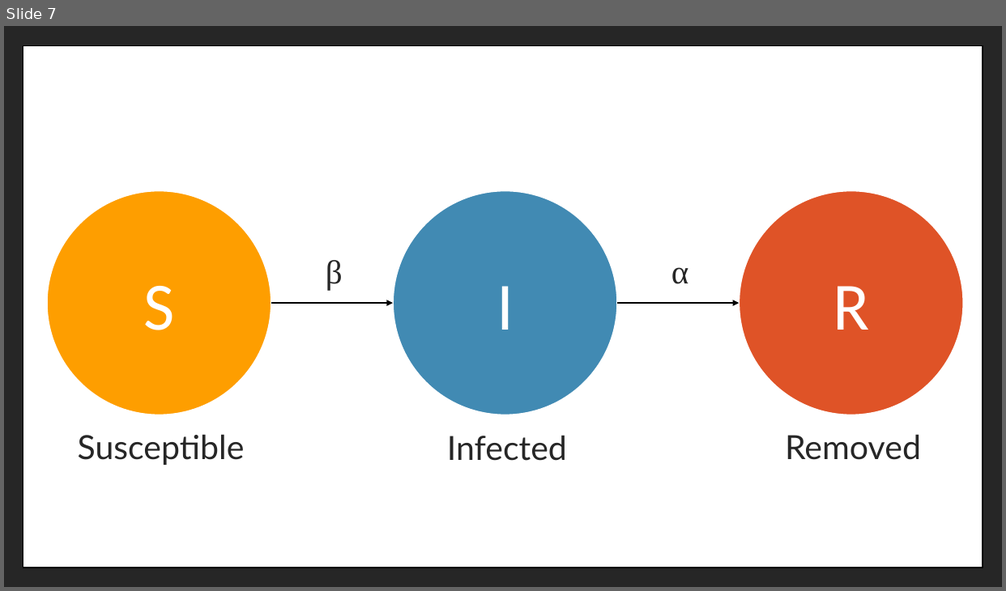
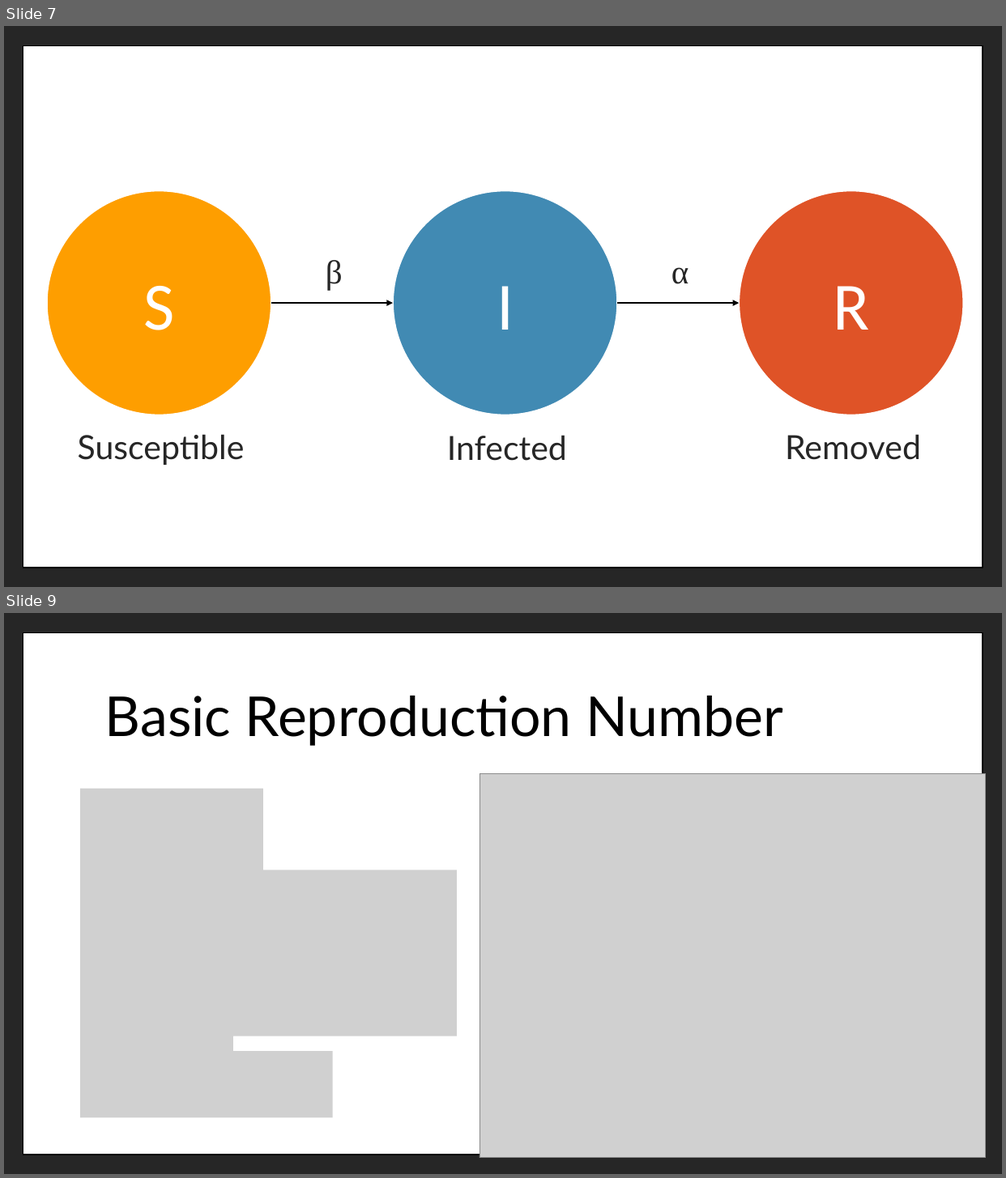
Before and after one commit to mnitchev/MathematicalModelling, a slide deck: MathematicalModelingOfEpidemology.pptx. Shown one above the other, each under a label of ours: slide 7 before the commit, slides 7 and 9 after it; the slides between them are not shown. The pictures are 1006x591 and 1006x1178 pixels, drawn with LibreOffice and Linux fonts; fonts in the diff are those of the drawing; grey boxes stand for pictures. Boxes give left, top, right and bottom in pixels: in the first picture for what was removed or moved away, otherwise in the second. Text is boxed around its words. In the diff, an @@ line names an element or a change of style, - is before the commit and + after.

```diff
--- a/MathematicalModelingOfEpidemology.pptx
+++ b/MathematicalModelingOfEpidemology.pptx
@@ slide 9 added at (4,613,1002,1174), background #262626; not listed: 1 template element that a slide beside it also shows @@
@@ title added at (105,696,783,746), 53 pt, text #000000 @@
+Basic Reproduction Number
@@ picture added at (479,774,986,1158) @@
@@ picture added at (80,789,263,887) @@
@@ picture added at (80,871,457,1037) @@
@@ picture added at (80,1011,233,1079) @@
@@ picture added at (80,1052,333,1118) @@
```
Also in this commit, not shown: 3 slides changed, 3 other slides added, 1 slide removed.
